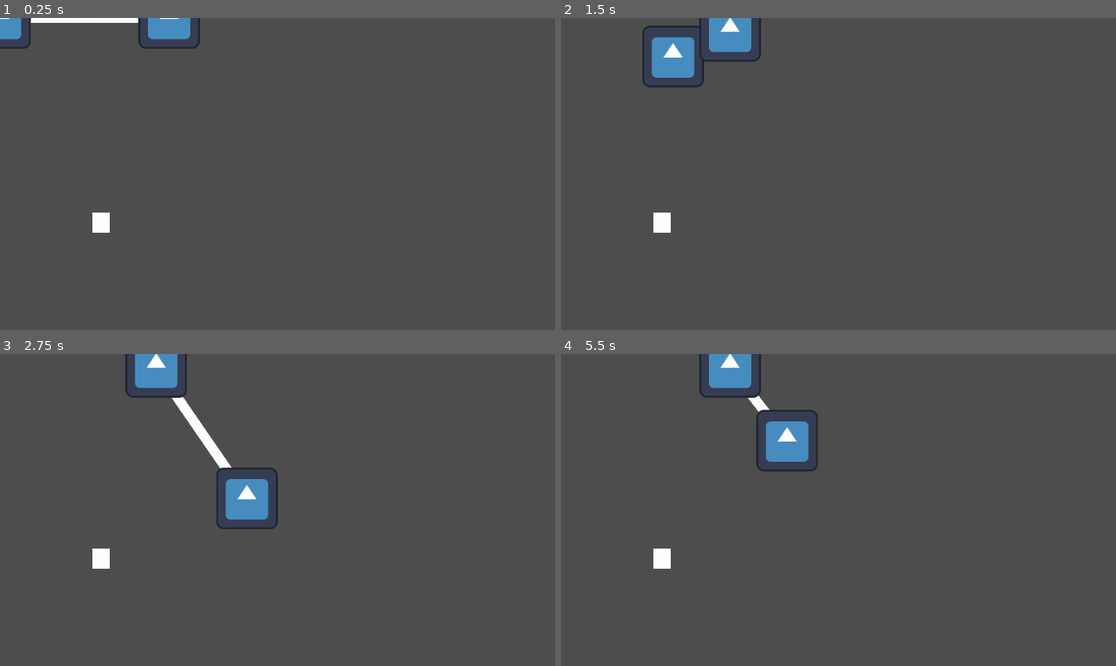
Above: before the commit, frames 1-4 (two rows, left to right).
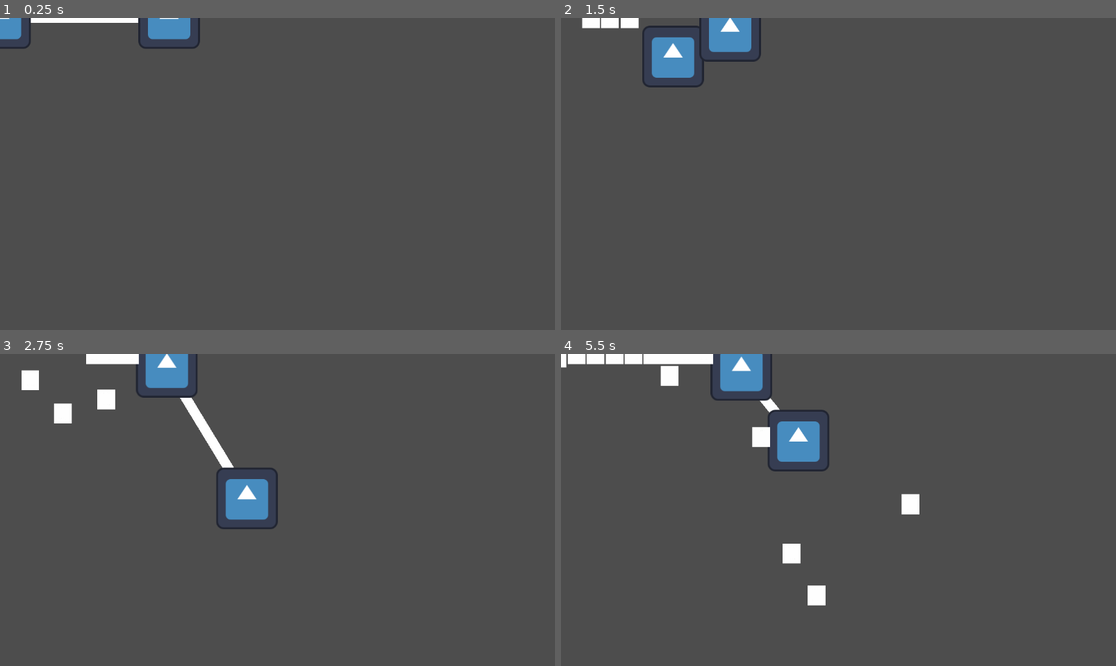
Above: after the commit, the same moments.

Repository: dweltstorm/g4c
Game: Godot game, scene res://Scenes/world.tscn
Same seed, same stepped clock (60 frames per second), same inputs: the game is played once before the commit and once after it. The engine's default icon, where the game draws it, is replaced by a stand-in: a white triangle on a blue panel in a dark square.
Inputs:
- Up to frame 1 (0.25 s): no input
- Up to frame 2 (1.5 s): tap Enter (ui_accept) at 0.5, 0.6, 0.77, 1.07 s; hold D (right) 0.53-1.28 s; hold S (down) from 1.28 s (still down); tap Down (down2) at 1.35 s
- Up to frame 3 (2.75 s): tap Enter (ui_accept) at 1.52, 1.55, 1.82, 2.3 s; release S (down) at 2.03 s; hold D (right) from 2.03 s (still down); tap Left (left2) at 2.1 s
- Up to frame 4 (5.5 s): release D (right) at 2.78 s; hold W (up) 2.78-3.53 s; tap Right (right2) at 2.85 s; tap Enter (ui_accept) at 3.02, 3.05, 3.32, 3.77, 3.8, 4.07, 4.35, 4.52, 4.82, 5.3 s; hold A (left) 3.53-5.03 s; tap Up (up2) at 3.6 s; hold S (down) from 5.03 s (still down); tap Down (down2) at 5.1 s

The runs differ from the first frame. In frame 1, 0.2% of the frame differs, in the area x 16-20%, y 62-69%; in frame 2, 0.5%; in frame 3, 2.3%; in frame 4, 4.1%, in the area x 0-65%, y 0-81%.

Commit message:
8werahfiud

Diff:
--- a/Scenes/world.tscn
+++ b/Scenes/world.tscn
@@ -1,11 +1,7 @@
-[gd_scene load_steps=3 format=3 uid="uid://ftueyn6uo2yg"]
+[gd_scene load_steps=2 format=3 uid="uid://ftueyn6uo2yg"]
 
 [ext_resource type="PackedScene" uid="uid://bl3cvhmftviou" path="res://Scenes/player.tscn" id="1_nwtkb"]
-[ext_resource type="PackedScene" uid="uid://nl2u67hb47g" path="res://Scenes/fish.tscn" id="2_igjxv"]
 
 [node name="World" type="Node2D"]
 
 [node name="Player" parent="." instance=ExtResource("1_nwtkb")]
-
-[node name="Fish" parent="." instance=ExtResource("2_igjxv")]
-position = Vector2(210, 425)
--- a/Scripts/fish_movement.gd
+++ b/Scripts/fish_movement.gd
@@ -1,6 +1,9 @@
 extends CharacterBody2D
 
-@onready var target : Node2D = get_parent().get_node("Player")
+var speed : float = 200
+@onready var target : Node2D = get_parent().get_node("Player").char1
+@onready var direction = (target.global_position - position).normalized()
 
 func _physics_process(_delta):
-	pass
+	velocity = direction * speed
+	move_and_slide()
--- a/Scripts/player_movement.gd
+++ b/Scripts/player_movement.gd
@@ -5,6 +5,7 @@
 @onready var char1 : CharacterBody2D = $Char1
 @onready var char2 : CharacterBody2D = $Char2
 @onready var current_char : CharacterBody2D = char1
+@onready var fish = load("res://Scenes/fish.tscn")
 
 func get_input():
 	char1.velocity = Input.get_vector("left", "right", "up", "down") * 400
@@ -15,6 +16,10 @@
 	char1.move_and_slide()
 	char2.move_and_slide()
 
+	if Input.is_action_just_pressed("ui_accept"):
+		var new_fish = fish.instantiate()
+		get_parent().add_child(new_fish)
+
 	var distance = char1.global_position.distance_to(char2.global_position)
 
 	if distance > max_distance:
